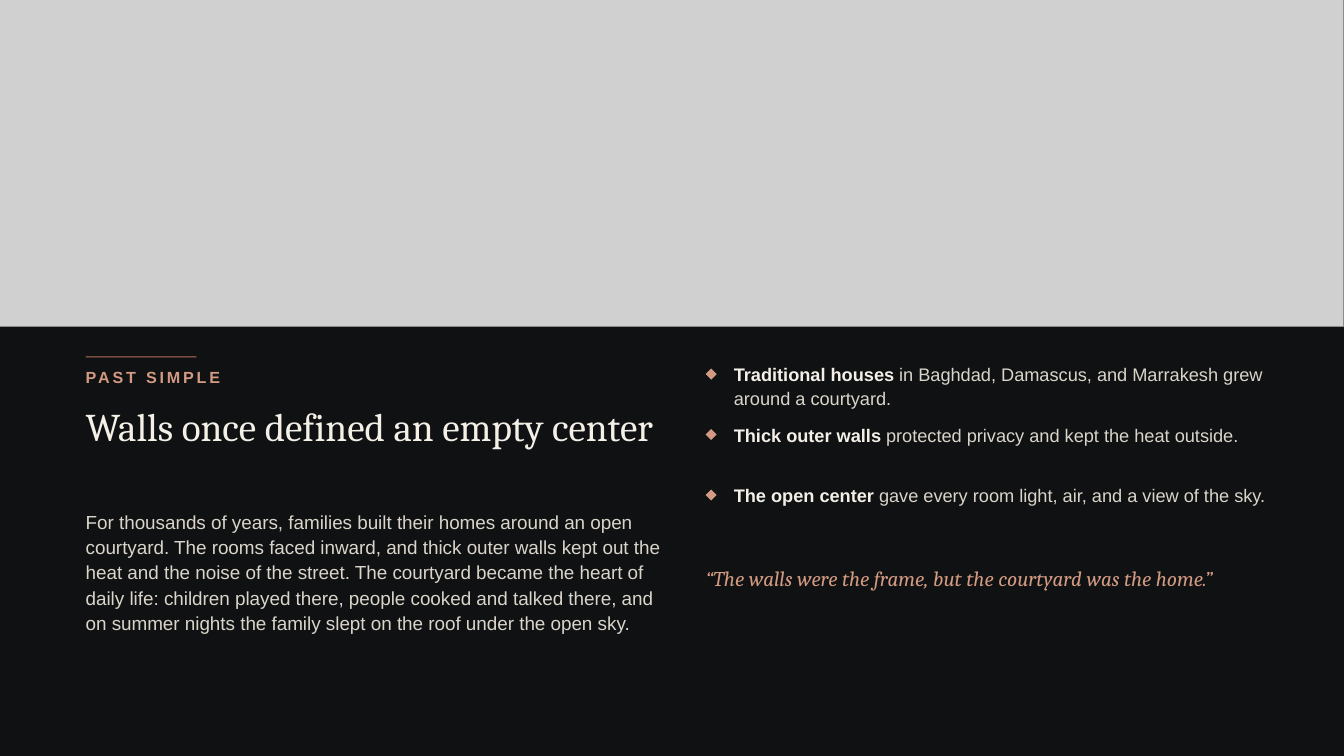
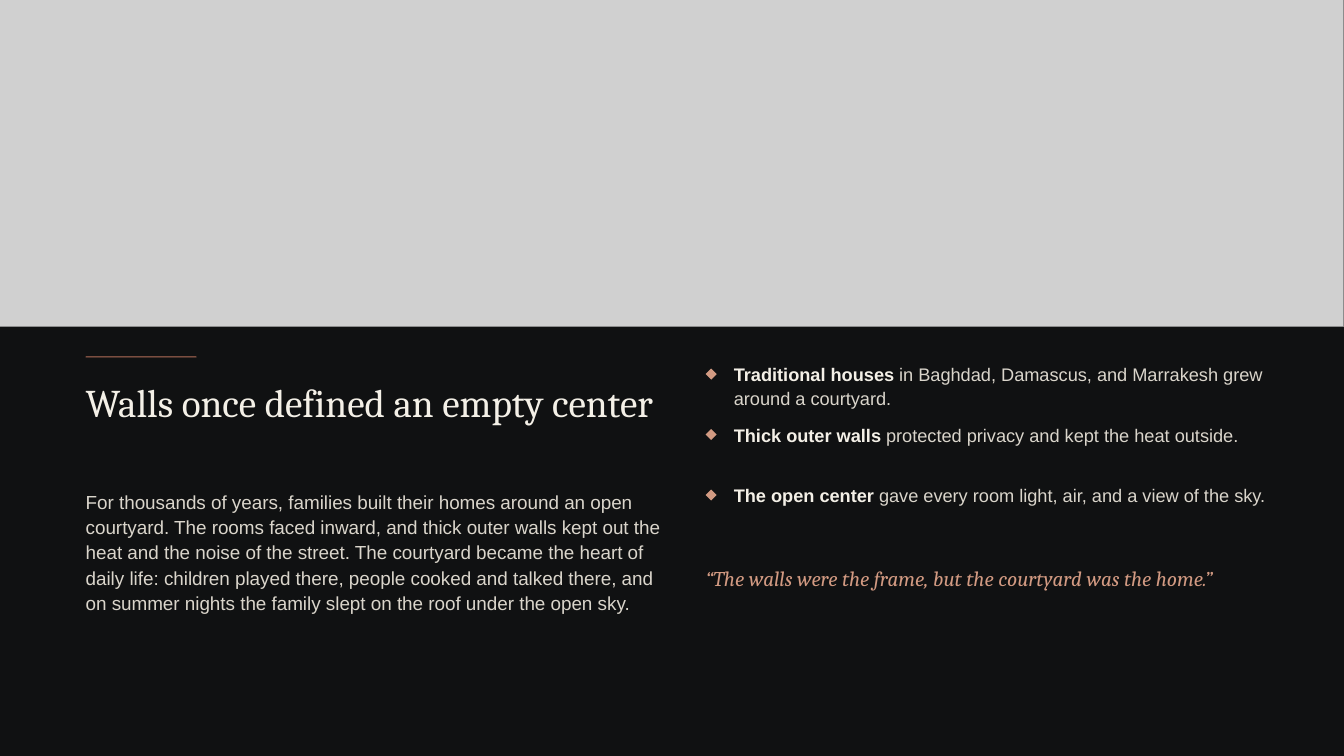
Before and after one commit to s2512013660-art/Akli, a slide deck: slide 4 of presentation-kit/empty-space-topic/The-Architecture-of-Empty-Space_Animated.pptx. Drawn at 1344x756 pixels with LibreOffice and Linux fonts; fonts in the diff are those of the drawing; grey boxes stand for pictures; background and template pictures are left out. Boxes give left, top, right and bottom in pixels: in the first picture for what was removed or moved away, otherwise in the second. Text is boxed around its words. In the diff, an @@ line names an element or a change of style, - is before the commit and + after.

```diff
--- a/presentation-kit/empty-space-topic/The-Architecture-of-Empty-Space_Animated.pptx
+++ b/presentation-kit/empty-space-topic/The-Architecture-of-Empty-Space_Animated.pptx
@@ text "Walls once defined an empty ...": place and size @@
-text "Walls once defined an empty ..." at [86,413,653,450]
+text "Walls once defined an empty ..." at [86,389,653,426]
@@ text removed at [86,368,665,394] @@
-PAST SIMPLE
@@ text "For thousands of years, families ...": place and size @@
-text "For thousands of years, families ..." at [86,515,660,634]
+text "For thousands of years, families ..." at [86,495,660,614]
```
Also in this commit, not shown: 8 other slides changed, 2 other files.
